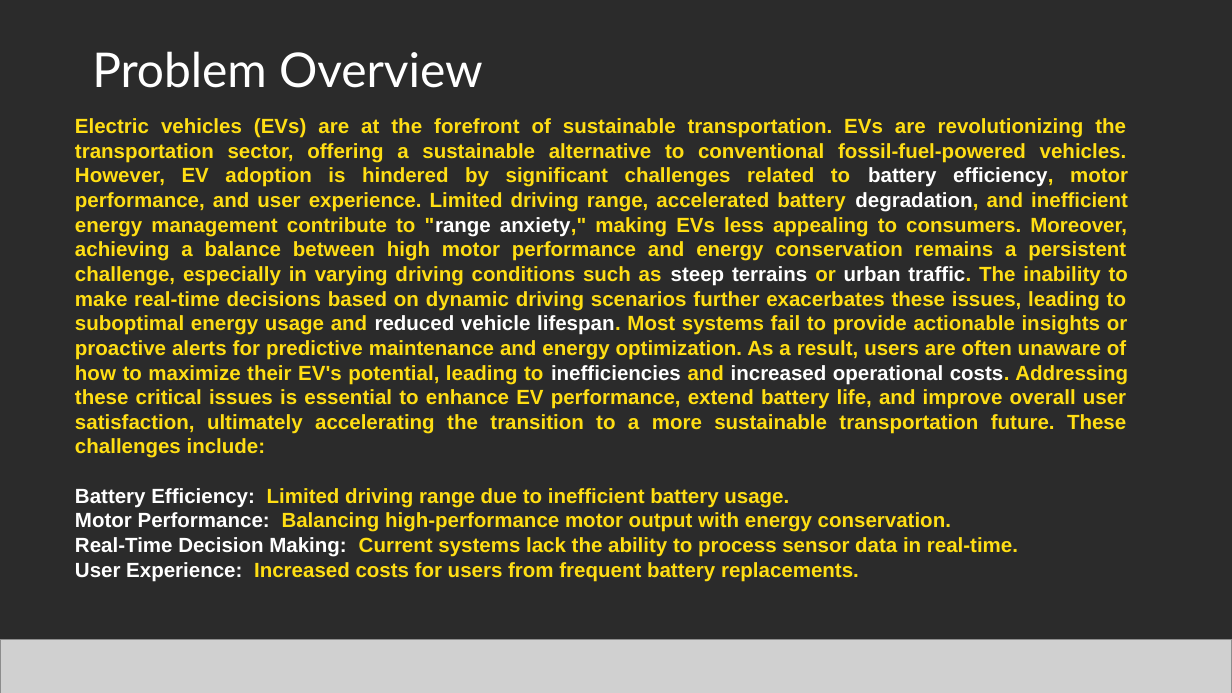
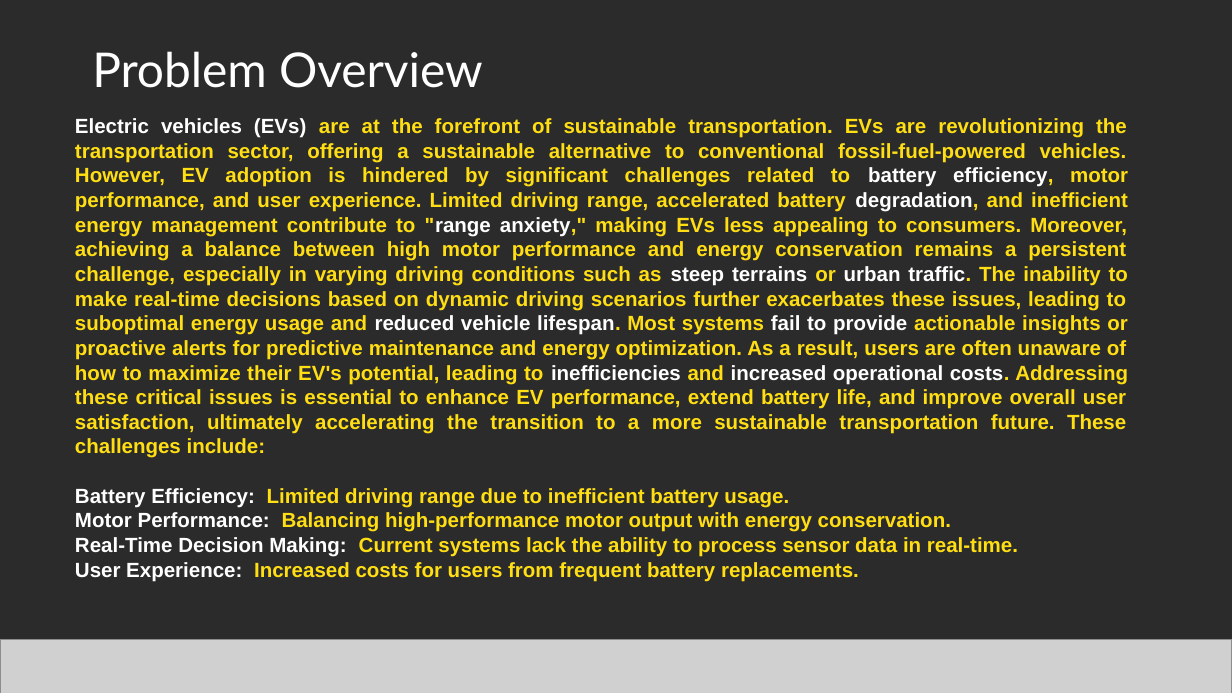
Before and after one commit to Perfect-Cube/Volkswagon-imobilothon-4.0, a slide deck: slide 3 of Volkswagen_Presentation.pptx. Drawn at 1232x693 pixels with LibreOffice and Linux fonts; fonts in the diff are those of the drawing; grey boxes stand for pictures; background and template pictures are left out; a plain dark background stands for a picture behind light text. Boxes give left, top, right and bottom in pixels: in the first picture for what was removed or moved away, otherwise in the second. Text is boxed around its words. In the diff, an @@ line names an element or a change of style, - is before the commit and + after.

```diff
--- a/Volkswagen_Presentation.pptx
+++ b/Volkswagen_Presentation.pptx
@@ text at <box>75,118,1128,458</box>: text colour #FFDE14 to #FFFFFF in "Electric vehicles (EVs) fail to provide" @@
```
Also in this commit, not shown: 3 other slides changed.
